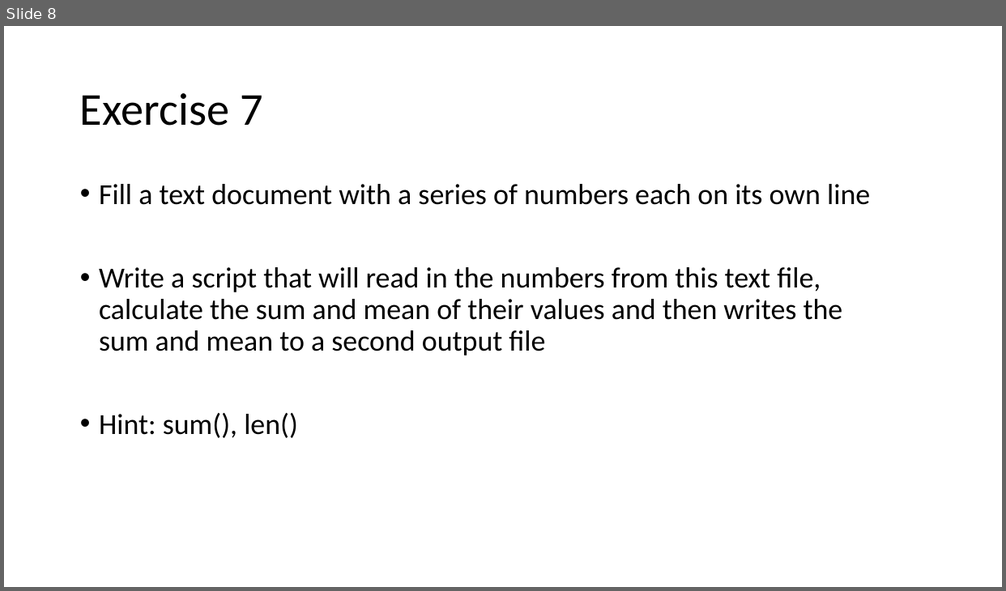
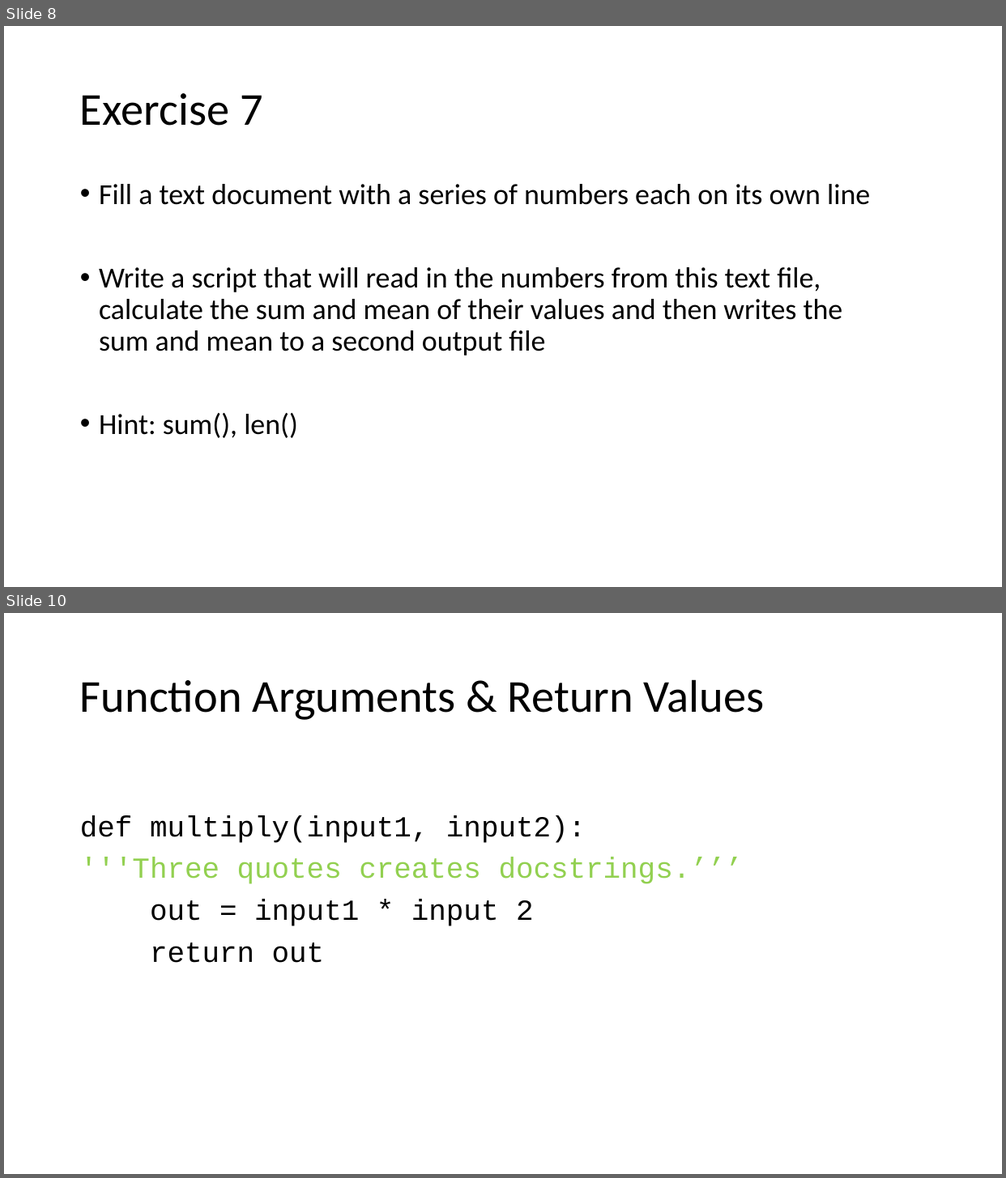
Before and after one commit to bunnylab/intropython-workshop, a slide deck: slides/day2.pptx. Shown one above the other, each under a label of ours: slide 8 before the commit, slides 8 and 10 after it; the slides between them are not shown. The pictures are 1006x591 and 1006x1178 pixels, drawn with LibreOffice and Linux fonts; fonts in the diff are those of the drawing. Boxes give left, top, right and bottom in pixels: in the first picture for what was removed or moved away, otherwise in the second. Text is boxed around its words. In the diff, an @@ line names an element or a change of style, - is before the commit and + after.

```diff
--- a/slides/day2.pptx
+++ b/slides/day2.pptx
@@ slide 10 added at (x1=4, y1=613, x2=1002, y2=1174), background #FFFFFF @@
@@ title added at (x1=80, y1=679, x2=765, y2=720), 44 pt, text #000000 @@
+Function Arguments & Return Values
@@ text added at (x1=80, y1=815, x2=743, y2=963), 28 pt, text #000000 @@
+def multiply(input1, input2):
+'''Three quotes creates docstrings.’’’
+out = input1 * input 2
+return out
```
Also in this commit, not shown: 2 slides changed, 7 other slides added, 25 other files.
